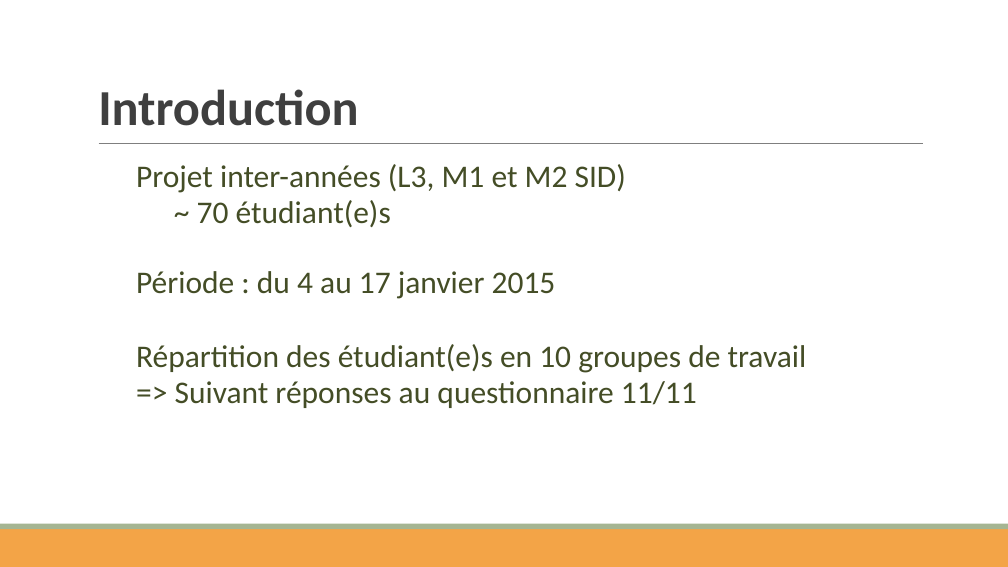
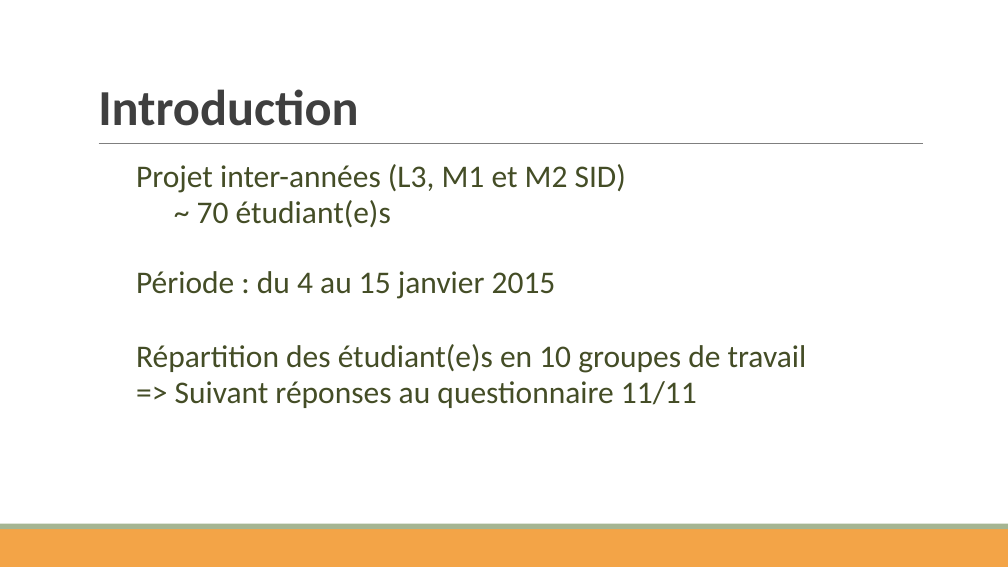
Before and after one commit to ThibaultLejaille/Documentation, a slide deck: slide 3 of TaxiSID_v1.pptx.pptx. Drawn at 1008x567 pixels with LibreOffice and Linux fonts; fonts in the diff are those of the drawing. Boxes give left, top, right and bottom in pixels: in the first picture for what was removed or moved away, otherwise in the second. Text is boxed around its words. In the diff, an @@ line names an element or a change of style, - is before the commit and + after.

```diff
--- a/TaxiSID_v1.pptx.pptx
+++ b/TaxiSID_v1.pptx.pptx
@@ text at [136,271,556,299]: text changed @@
-  Période : du 4 au 17 janvier 2015
+  Période : du 4 au 15 janvier 2015
```
Also in this commit, not shown: 2 other slides changed, 1 slide added.
